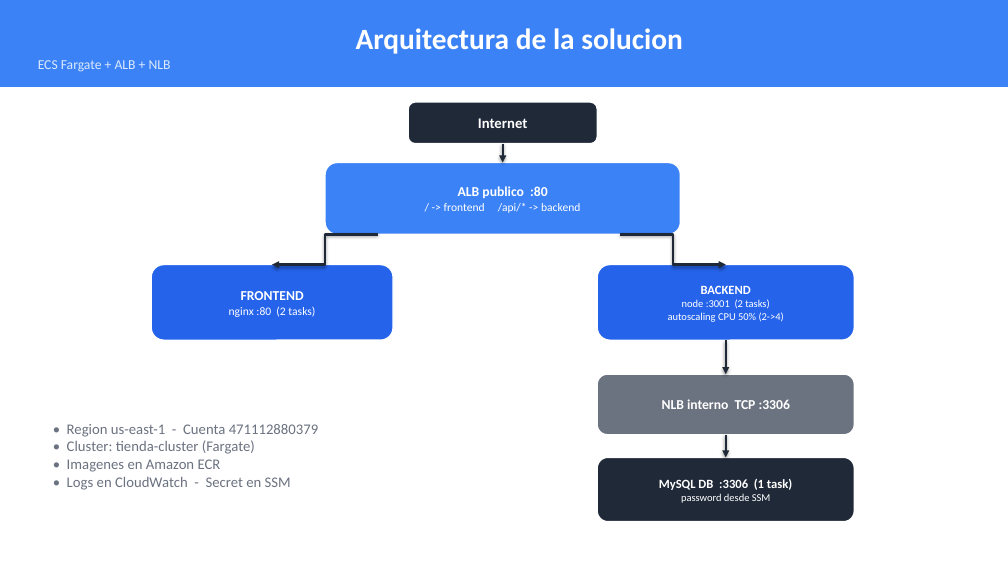
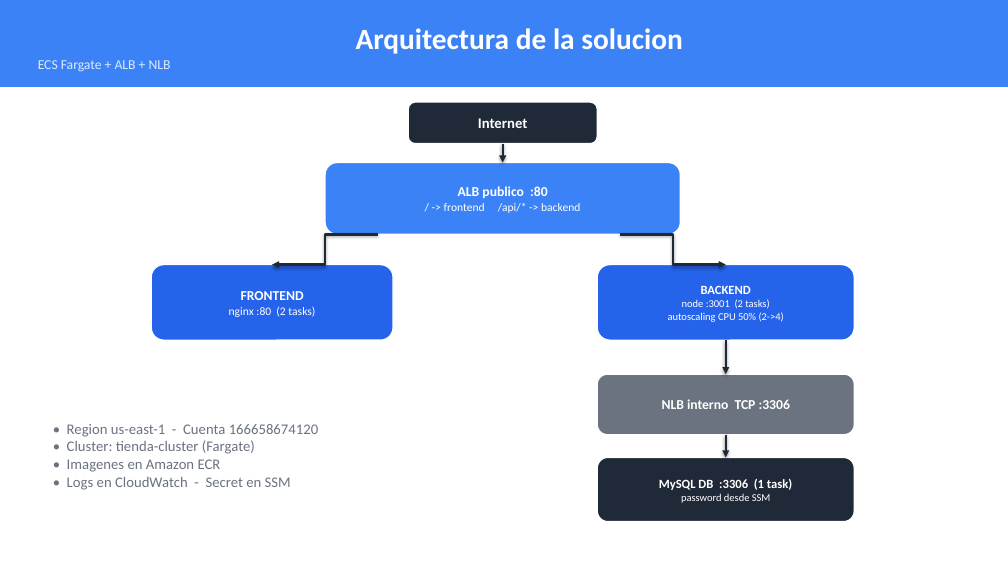
Before and after one commit to jeffplop/tienda-perritos, a slide deck: slide 4 of docs/EP3-Presentacion-Tienda-Perritos.pptx. Drawn at 1008x567 pixels with LibreOffice and Linux fonts; fonts in the diff are those of the drawing. Boxes give left, top, right and bottom in pixels: in the first picture for what was removed or moved away, otherwise in the second. Text is boxed around its words. In the diff, an @@ line names an element or a change of style, - is before the commit and + after.

```diff
--- a/docs/EP3-Presentacion-Tienda-Perritos.pptx
+++ b/docs/EP3-Presentacion-Tienda-Perritos.pptx
@@ text at (67, 424, 318, 437): text changed @@
-• Region us-east-1 - Cuenta 471112880379
+• Region us-east-1 - Cuenta 166658674120
```
Also in this commit, not shown: 3 other slides changed, 1 other file.
